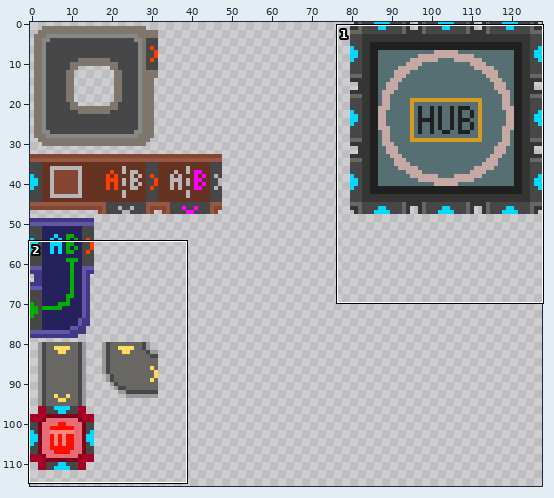
Sprite sheet -- Textures/machines_quick.png. The picture above shows the old version from afar; the outline marks the close-up.
Close-up. Before:
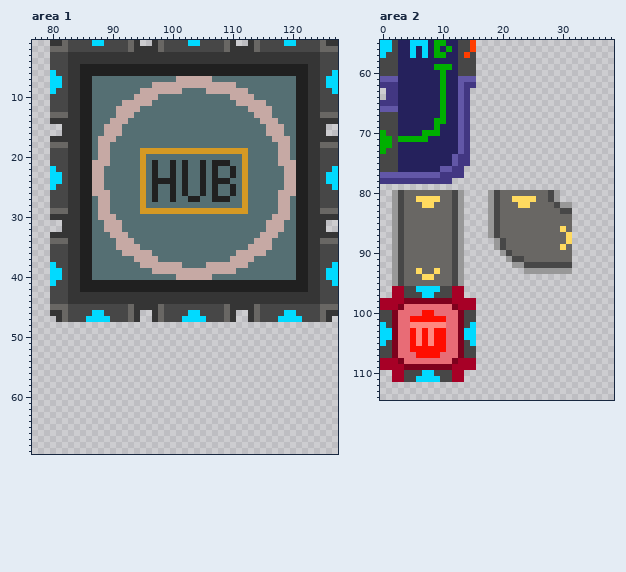
The file is 128x128 pixels. Colours within 5 levels of each other are drawn and written as one. Shown: area 1: x 77..127, y 1..69; area 2: x 0..38, y 55..114. The wide view leaves out empty margins. The commit also changed other parts of the picture, which this record leaves out.
The same view after the edit:
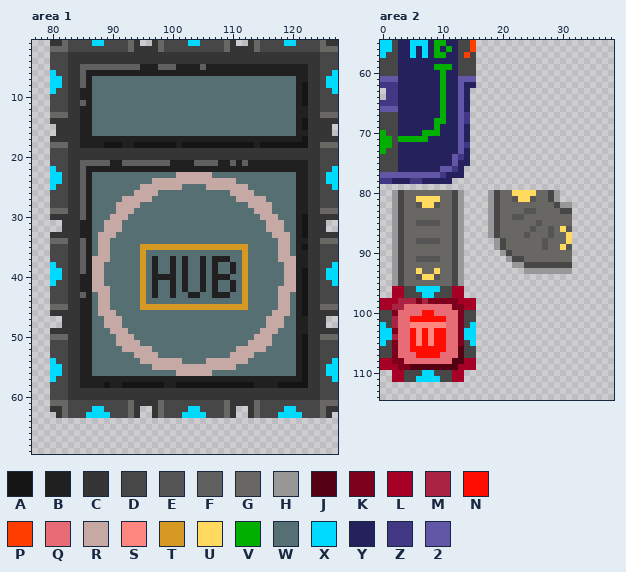
Palette (. is transparent): A #141414  B #202020  C #353535  D #474747  E #555555  F #606060  G #696764  H #989898  J #530012  K #7d011d  L #a70026  M #aa2342  N #ff0d00  P #ff3d00  Q #e86c76  R #c6a9a4  S #ff8780  T #d59924  U #ffda5f  V #00af00  W #556f73  X #01daff  Y #25215c  Z #423782  2 #6257a7
The edit:
Changed rows in their new state; - is an unchanged pixel.
Area 1:
first column x 80:
 5 -----FFFFFFFFFF---FFF----F----------------------
 6 -----F------------------------------------------
 7 -----F---------------WWWWWW---------------------
 8 -----F-----------WWWWWWWWWWWWWW-----------A-----
 9 ---------------WWWWWWW----WWWWWWW---------A-----
10 --------------WWWW------------WWWW--------A-----
11 -----F------WWWWW--------------WWWWW------A-----
12 -----------WWWW------------------WWWW-----------
13 -----------WWW--------------------WWW-----------
14 ----------WWW----------------------WWW----A-----
15 -C-------WWW------------------------WWW---A---C-
16 -C-------WWW------------------------WWW-------C-
17 -------BBBBBBBBBBBBBBBBBBBBBBBBBBBBBBBBBB-A-----
18 -------BBAAABBAAAAAAABAAAAAAAAAAAABAAAAAAAA-----
19 -----CCCCCCCCCCCCCCCCCCCCCCCCCCCCCCCCCCCCCC-----
20 -----CCCCCCCCCCCCCCCCCCCCCCCCCCCCCCCCCCCCCC-----
21 -----FFFFFBBFFFFFFFF-B-BFFFF--FBFBBBBBBBB-------
22 -----F-BBBBBBBBBB-BB-B-BB-B-BB-BBBBBBBBBB-------
23 -----F-WW------W-W--WRRRRRRW--W-W------WW-------
24 -----F-WW------W-RRRRRRRRRRRRRR-W------WW-------
25 -----F-WW------RRRRRRRW--WRRRRRRR------WW-------
26 -----F-WWW----RRRR--W-W--W-W--RRRR----WWW-------
27 -----F--WW--RRRRRW--W--WW--WWW-RRRRR--WW--------
28 -----F--WW-RRRRW----------------WRRRR-WW--------
29 -----F--WW-RRR-WWWWWWWWWWWWWWWWWW-RRR-WW--------
30 -----F--WW-RR----------------------RR-WW--A-----
31 ------------------------------------------A-----
32 ------------------------------------------A-----
33 --------RR-WW----------------------WW-RR--A-----
34 -----F--RR-WWW--------------------WWW-RR--------
35 -----F--RR-WWWWTTTTTTTTTTTTTTTTTTWWWW-RR--A-----
36 -----F--RR--WWWTW--------------WTWWW--RR--------
37 -----F-RRR----WTWB--B-B--B-BBBWWTW----RRR-------
38 -----F-RR------TWBWWBWB--BWBWWBWT------RR-------
39 -----F-RR------T-BWWBWBWWBWBWWB-T------RR-A-----
40 -------RR------T-BBBBWBWWBWBBB--T------RR-A-----
41 -------RRWWWWWWTW-WW-W-WW-W-WW-WTWWWWWWRR-A-----
42 -------RRRWWWWWTW-WW-W-WW-W-WW-WTWWWWWRRR-A-----
43 -----FBWRRWWWWWTWBWWBWWBBWWBBBWWTWWWWWRRWBA-----
44 -----BBWRRWWWWWTWWWWWWWWWWWWWWWWTWWWWWRRWBA-----
45 ---CCBBWRRWWWWWTTTTTTTTTTTTTTTTTTWWWWWRRWBACC---
46 --CCCBBWRRRWWWWWWWWWWWWWWWWWWWWWWWWWWRRRWBACCC--
47 -.CCCBBWWRRRWWWWWWWWWWWWWWWWWWWWWWWWRRRWWBBCCC.-
48 --CCCBBWWRRRWWWWWWWWWWWWWWWWWWWWWWWWRRRWWBBCCC--
49 CCCCCBBWWWRRRWWWWWWWWWWWWWWWWWWWWWWRRRWWWBBCCCCC
50 GGGCCBBWWWWRRRWWWWWWWWWWWWWWWWWWWWRRRWWWWBACCGGG
51 DDDCCBBWWWWRRRRWWWWWWWWWWWWWWWWWWRRRRWWWWBACCDDD
52 DDDCCBBWWWWWRRRRRWWWWWWWWWWWWWWRRRRRWWWWWBACCDDD
53 DDDCCBBWWWWWWWRRRRWWWWWWWWWWWWRRRRWWWWWWWBACCDDD
54 XDDCCBBWWWWWWWWRRRRRRRWWWWRRRRRRRWWWWWWWWBACCDDX
55 XXDCCBBWWWWWWWWWWRRRRRRRRRRRRRRWWWWWWWWWWBACCDXX
56 XXDCCBBWWWWWWWWWWWWWWRRRRRRWWWWWWWWWWWWWWBACCDXX
57 XDDCCBBBBBBBBBBBBBBBBBBBBBBBBBBBBBBBBBBBBBACCDDX
58 DDDCCBBBBABBAAAAAAABBAAAAAAAAAAAAABBBBAAAAACCDDD
59 DDDCCCCCCCCCCCCCCCCCCCCCCCCCCCCCCCCCCCCCCCCCCDDD
60 DDDCCCCCCCCCCCCCCCCCCCCCCCCCCCCCCCCCCCCCCCCCCDDD
61 GGGDDDDDDDDDDGCCCCGDDDDDDDDDDGCCCCGDDDDDDDDDDGGG
62 CCGDDDDXXDDDDGC--CGDDDDXXDDDDGC--CGDDDDXXDDDDGCC
63 -CGDDDXXXXDDDGC--CGDDDXXXXDDDGC--CGDDDXXXXDDDGC-
Area 2:
first column x 2:
 62 ------------YY----------------
 63 ------------Y-----------------
 64 ------------Y-----------------
 65 ------------Y-----------------
 66 ------------Y-----------------
 69 ------------Y-----------------
 70 ------------Y-----------------
 71 ------------Y-----------------
 73 ------------Y-----------------
 74 ------------Y-----------------
 75 -----------YY-----------------
 76 -----------Y------------------
 77 ---------YYY------------------
 78 YYY--YYYYY--------------------
 80 --------------------UUUU------
 81 --------------------E--E------
 82 ----E--E-------------GG-------
 83 ----------------------EE------
 84 --------------------EE--------
 85 ----EEEE----------------E-----
 86 -----------------------E--E--E
 87 ----------------------E---E---
 88 ----EEEE-----------------E----
 89 -------------------------E---E
 91 ----EEEE----------------------
 94 ----E--E----------------------
first column x 2:
 98 -MMM-M----K-
 99 MM---------K
101 M-----------
102 M-----------
104 M-----------
106 -----------J
107 -----------J
108 K---------JJ
109 -K-JJJJJJJJ-
Where, in picture pixels (left, top, right, bottom), the same in both close-ups:
changed: (50, 64, 338, 418)
changed: (392, 82, 476, 184)
changed: (512, 190, 572, 250)
changed: (392, 202, 464, 370)
